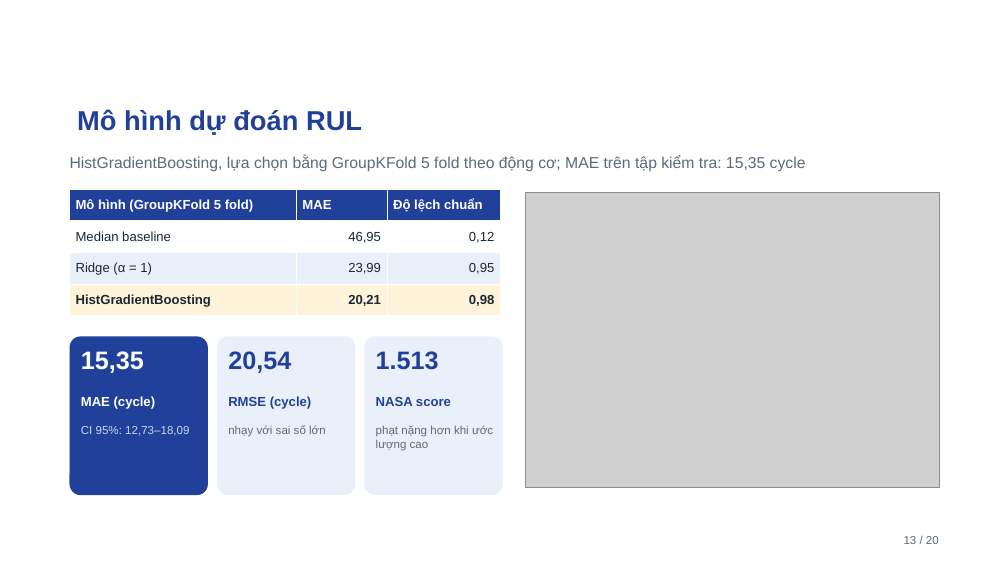
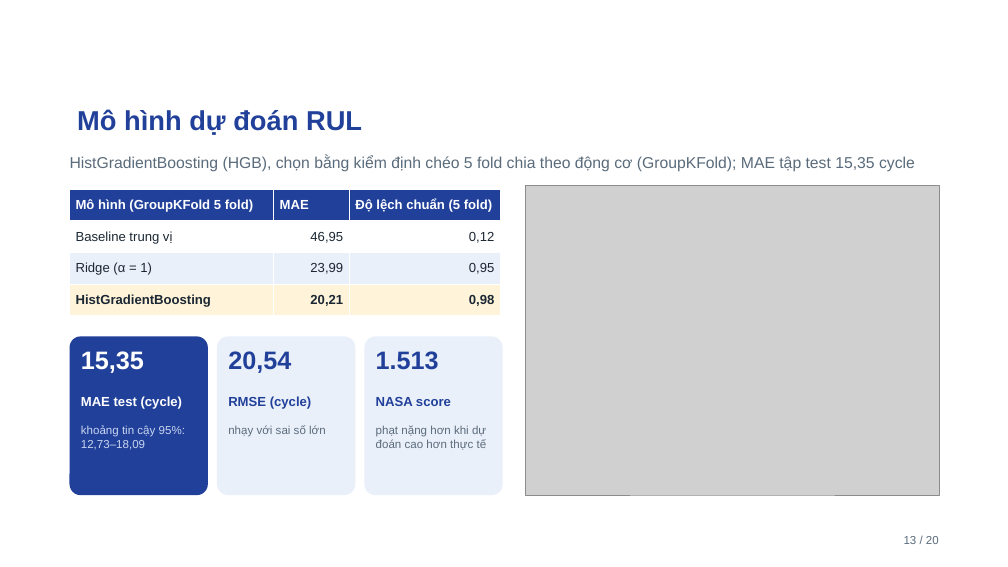
Before and after one commit to ti014/tinasa-cmapss-rul-prediction, a slide deck: slide 13 of slides/cmapss_fd001_presentation.pptx. Drawn at 1008x567 pixels with LibreOffice and Linux fonts; fonts in the diff are those of the drawing; grey boxes stand for pictures; background and template pictures are left out. Boxes give left, top, right and bottom in pixels: in the first picture for what was removed or moved away, otherwise in the second. Text is boxed around its words. In the diff, an @@ line names an element or a change of style, - is before the commit and + after.

```diff
--- a/slides/cmapss_fd001_presentation.pptx
+++ b/slides/cmapss_fd001_presentation.pptx
@@ text at bbox=[70, 155, 915, 172]: text changed @@
-HistGradientBoosting, lựa chọn bằng GroupKFold 5 fold theo động cơ; MAE trên tập kiểm tra: 15,35 cycle
+HistGradientBoosting (HGB), chọn bằng kiểm định chéo 5 fold chia theo động cơ (GroupKFold); MAE tập test 15,35 cycle
@@ table at bbox=[70, 189, 501, 316] @@
-row 1, column 3: Độ lệch chuẩn
+row 1, column 3: Độ lệch chuẩn (5 fold)
-row 2, column 1: Median baseline
+row 2, column 1: Baseline trung vị
@@ picture: place and size @@
-picture at bbox=[526, 193, 939, 488]
+picture at bbox=[526, 185, 939, 495]
@@ text at bbox=[81, 396, 183, 409]: text changed @@
-MAE (cycle)
+MAE test (cycle)
@@ text at bbox=[81, 425, 185, 450]: text changed @@
-CI 95%: 12,73–18,09
+khoảng tin cậy 95%: 12,73–18,09
@@ text at bbox=[376, 425, 487, 450]: text changed @@
-phạt nặng hơn khi ước lượng cao
+phạt nặng hơn khi dự đoán cao hơn thực tế
```
Also in this commit, not shown: 18 other slides changed, 32 other files.
